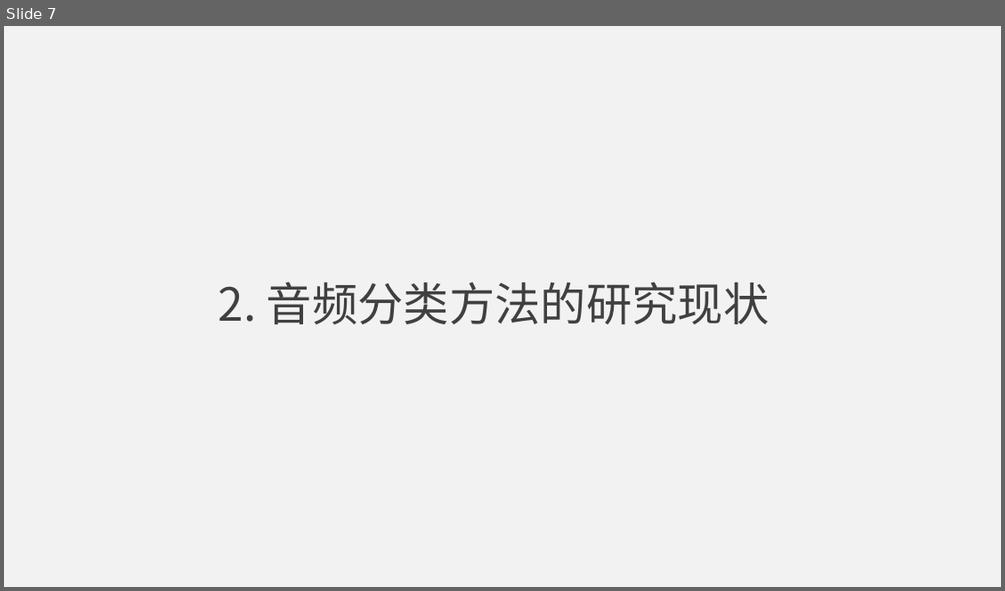
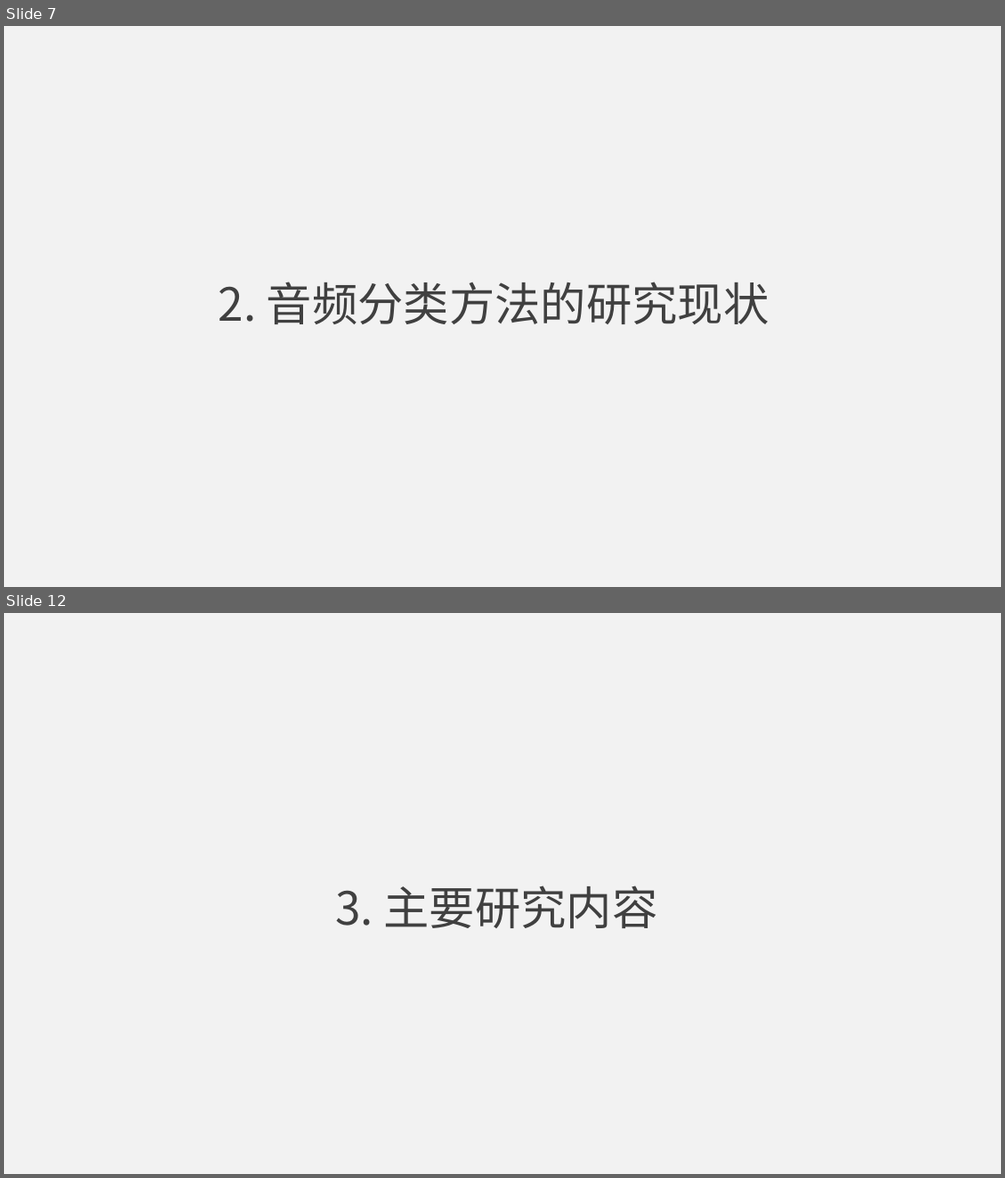
Before and after one commit to jumper3/paper, a slide deck: 开题报告/答辩.pptx. Shown one above the other, each under a label of ours: slide 7 before the commit, slides 7 and 12 after it; the slides between them are not shown. The pictures are 1005x591 and 1005x1178 pixels, drawn with LibreOffice and Linux fonts; fonts in the diff are those of the drawing. Boxes give left, top, right and bottom in pixels: in the first picture for what was removed or moved away, otherwise in the second. Text is boxed around its words. In the diff, an @@ line names an element or a change of style, - is before the commit and + after.

```diff
--- a/开题报告/答辩.pptx
+++ b/开题报告/答辩.pptx
@@ slide 12 added at <box>4,613,1001,1174</box>, background #F2F2F2 @@
@@ title added at <box>335,885,657,928</box>, 44 pt, text #404040 @@
+3. 主要研究内容
```
Also in this commit, not shown: 3 slides changed, 15 other slides added, 1 slide removed, 2 other files.
